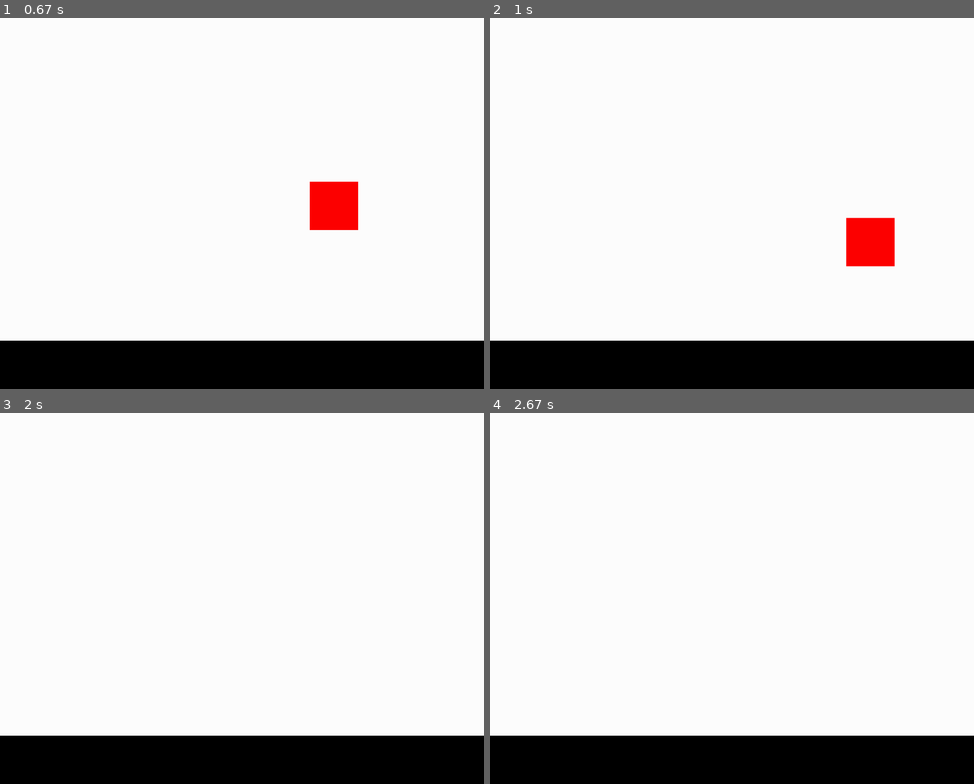
Above: before the commit, frames 1-4 (two rows, left to right).
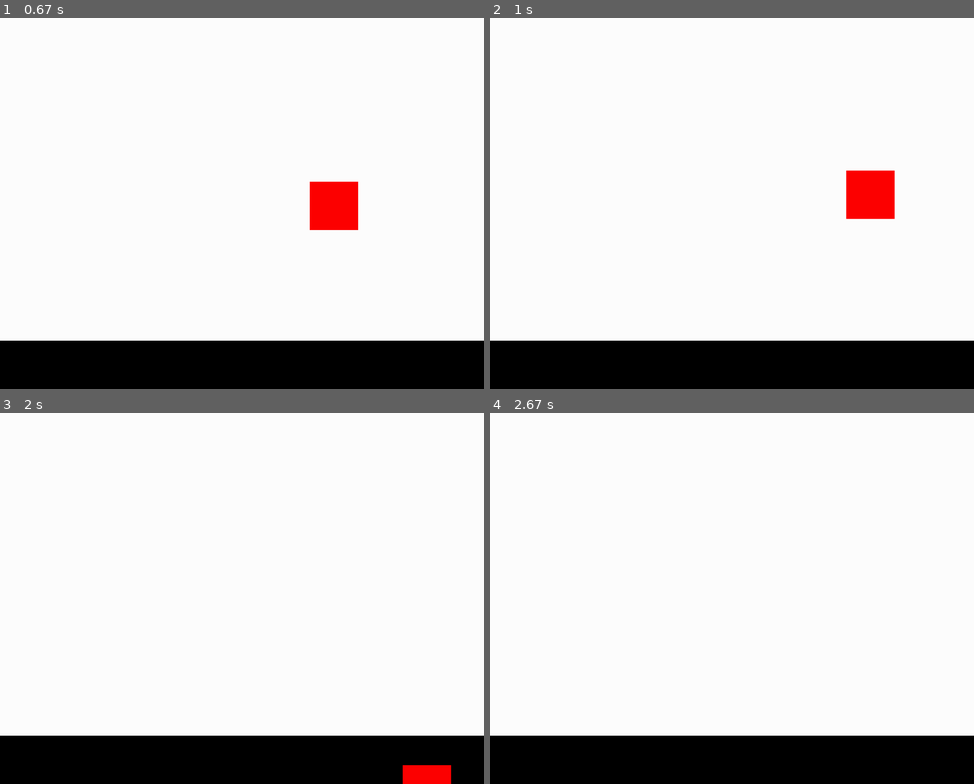
Above: after the commit, the same moments.

Repository: Ironislife98/physics
Game: pygame game, started from main.py
The game is run twice, just before and just after one commit, with the same random seed, the same clock (stepped at 60 frames per second) and the same inputs.
Inputs:
- Up to frame 1 (0.67 s): hold D from 0.33 s (still down)
- Up to frame 2 (1 s): release D at 0.8 s; hold W from 0.83 s (still down)
- Up to frame 3 (2 s): release W at 1.13 s; hold D 1.17-1.63 s; hold A from 1.67 s (still down)
- Up to frame 4 (2.67 s): release A at 2.2 s; hold S 2.23-2.53 s

Frame 1 is identical in both runs. In frame 2, 2.6% of the frame differs, in the area x 73-84%, y 41-68%; in frame 3, 0.5%; in frame 4, nothing differs.

Commit message:
Broken Collsion Detection

Diff:
--- a/PhysicsEngine.py
+++ b/PhysicsEngine.py
@@ -1,33 +1,39 @@
+from typing import Optional
+
 from pygame import sprite
+
 
 class PhysicsEngine:
     def __init__(self):
         self.distance = 0
-        self.overrideDistance = False
 
-    def earthGravity(self, smallmass: float, largemass_y: int, smallmass_y: int) -> float:
-        """Returns a float containing the change in value needed to simulate gravity"""
-        if not self.overrideDistance:
+    def earthGravity(self, smallmass: float, largemass_y: float, smallmass_y: float, distance=None) -> float:
+        """Returns a float containing the change in y-value needed to simulate gravity"""
+        if not distance:
             self.distance = (6.4 * (10 ** 6)) ** 2
+        else:
+            self.distance = distance
         try:
             force = ((6.67 * (10 ** -11)) * (6 * 10 ** 24) * smallmass) / self.distance
         except ZeroDivisionError:
             force = 0
         return force
 
-    def verticalCollision(self, obj1, collisionobjs: list[any], dy: float, top_collision=None, bottom_collision=None) -> list[any]:
-        """Returns a list of objects that a object has collided with and runs function on collision if given one"""
+    def verticalCollision(self, obj1, collisionobjs: list[any], dy: float) -> list[any]:
+        """Returns a list of objects that a object has collided with, the index of the, and the type of collision
+            Assumes all objects have values for object.vector, object.rect, object.height"""
         collided_objects = []
         for obj in collisionobjs:
             if sprite.collide_mask(obj1, obj):
                 if dy > 0:
+                    # Player hit floor
                     obj1.rect.bottom = obj.rect.top
-                    if bottom_collision != None:
-                        bottom_collision()
                 elif dy < 0:
+                    # Player hit roof
                     obj1.rect.top = obj.rect.bottom
-                    if top_collision != None:
-                            top_collision()
                 collided_objects.append(obj)
-
+        """for obj in collisionobjs:
+            if obj1.rect.colliderect(obj.rect):
+                obj1.rect.bottom = obj.rect.top
+                collided_objects.append(obj)"""
         return collided_objects
--- a/main.py
+++ b/main.py
@@ -7,38 +7,61 @@
 from pygame.sprite import Sprite
 
 pygame.init()
-starttime = time.time()
+startTime = time.time()
 WIDTH, HEIGHT = 1000, 900
+
+floorObjects = []
+
 
 class Player(Sprite):
     def __init__(self, x, y, width, height, vel=12):
         self.mass = 1
+
         self.vector = pygame.Vector2()
         self.vector.x = x
         self.vector.y = y
+        self.velocity = pygame.Vector2(0, 0)
+
         self.color = (255, 0, 0)
         self.width = width
         self.height = height
         self.vel = 12
         self.engine = PhysicsEngine.PhysicsEngine()
 
+        self.image = pygame.Surface((self.width, self.height))
+        self.image.fill((255, 0, 0))
+        self.rect = pygame.Rect(self.vector.x, self.vector.y, self.width, self.height)
+
+        self.jumping = True
+
     def move(self):
         pressed = pygame.key.get_pressed()
         if pressed[pygame.K_w]:
-            self.vector.y -= self.vel
+            self.velocity.y = -self.vel
         if pressed[pygame.K_s]:
-            self.vector.y += self.vel
+            self.velocity.y = self.vel
         if pressed[pygame.K_a]:
-            self.vector.x -= self.vel
+            self.velocity.x = -self.vel
         if pressed[pygame.K_d]:
-            self.vector.x += self.vel
+            self.velocity.x = self.vel
+        self.vector.xy += self.velocity.xy
+        self.velocity.xy = 0, 0
 
-    def Physics(self, largemass):
-        self.vector.y += self.engine.earthGravity(self.mass, largemass.vector.y, self.vector.y)
+    def Physics(self, groundObjects, largemass):
+        verticalcollision = self.engine.verticalCollision(self, groundObjects, self.velocity.y)
+        if verticalcollision and self.jumping:
+            self.velocity.y += self.engine.earthGravity(self.mass, largemass.vector.y, self.vector.y, distance=0)
+            self.engine.verticalCollision(self, groundObjects, self.velocity.y)
+            self.jumping = False
+        else:
+            self.velocity.y += self.engine.earthGravity(self.mass, largemass.vector.y, self.vector.y)
+            self.jumping = True
+        """self.engine.verticalCollision(self, [largemass], self.velocity.y)
+        self.velocity.y += self.engine.earthGravity(self.mass, largemass.vector.y, self.vector.y)"""
 
     def draw(self):
-        self.Rect = pygame.Rect(self.vector.x, self.vector.y, self.width, self.height)
-        pygame.draw.rect(window, self.color, self.Rect)
+        self.rect = pygame.Rect(self.vector.x, self.vector.y, self.width, self.height)
+        pygame.draw.rect(window, self.color, self.rect)
 
 
 class Ground(Sprite):
@@ -48,16 +71,23 @@
         self.vector.y = y
         self.width, self.height = 1000, 1000
         self.color = (0, 0, 0)
+        self.rect = pygame.Rect(self.vector.x, self.vector.y, self.width, self.height)
+
+        self.image = pygame.Surface((self.width, self.height))
+        self.image.fill((255, 0, 0))
+        floorObjects.append(self)
 
     def draw(self):
-        self.Rect = pygame.Rect(self.vector.x, self.vector.y, self.width, self.height)
-        pygame.draw.rect(window, self.color, self.Rect)
+        pygame.draw.rect(window, self.color, self.rect)
+
 
 def drawAll():
     window.fill((255, 255, 255))
+
     ground.draw()
+    p.Physics(floorObjects, ground)
     p.draw()
-    p.Physics(ground)
+
 
 
 window = pygame.display.set_mode((WIDTH, HEIGHT))
Not shown, changed: .gitignore
